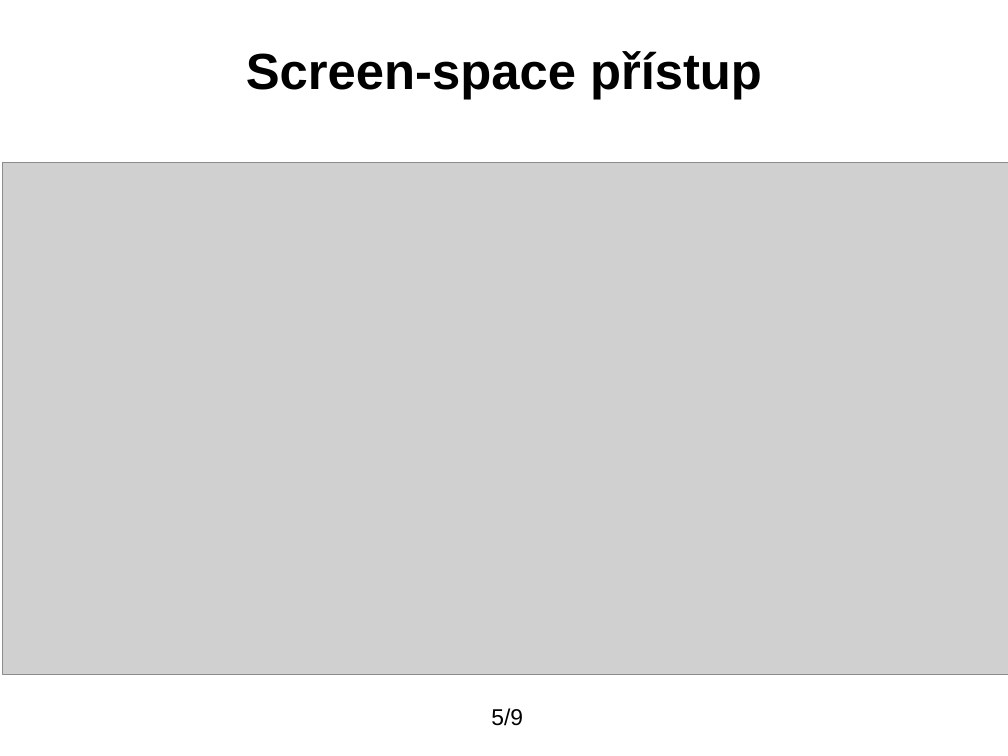
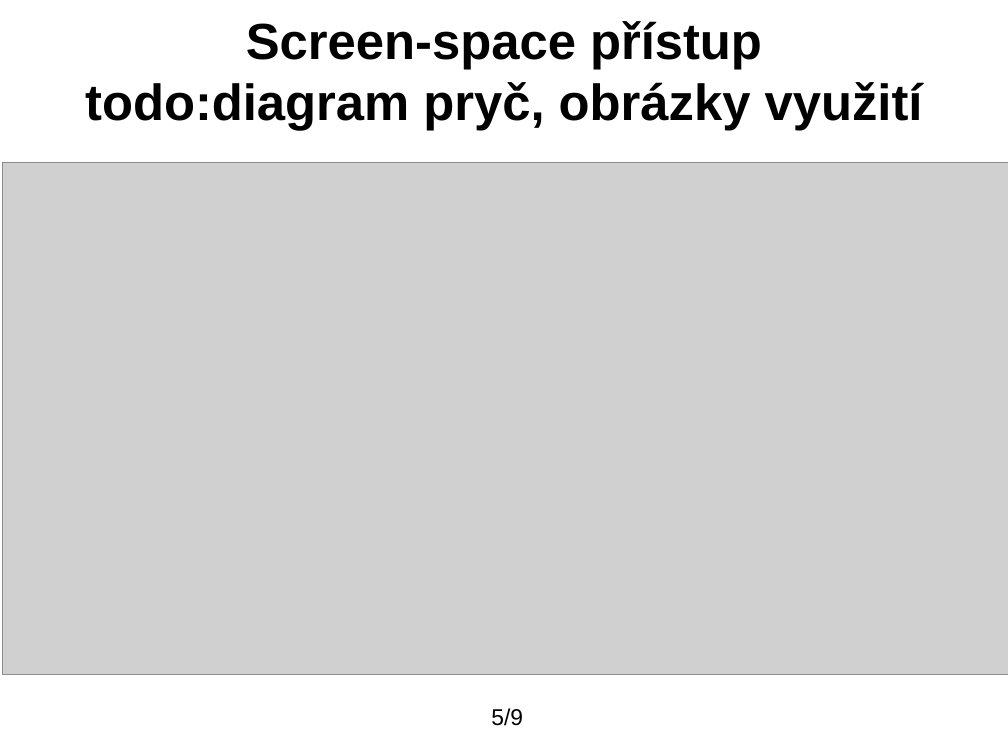
Before and after one commit to blankdeveloper/Open4speed, a slide deck: slide 5 of prezentace.odp. Drawn at 1008x756 pixels with LibreOffice and Linux fonts; fonts in the diff are those of the drawing; grey boxes stand for pictures; background and template pictures are left out. Boxes give left, top, right and bottom in pixels: in the first picture for what was removed or moved away, otherwise in the second. Text is boxed around its words. In the diff, an @@ line names an element or a change of style, - is before the commit and + after.

```diff
--- a/prezentace.odp
+++ b/prezentace.odp
@@ title at (x1=85, y1=21, x2=923, y2=130): text changed @@
-Screen-space přístup
+Screen-space přístup
+todo:diagram pryč, obrázky využití
```
Also in this commit, not shown: 3 other slides changed, 2 slides added, 1 slide removed.
